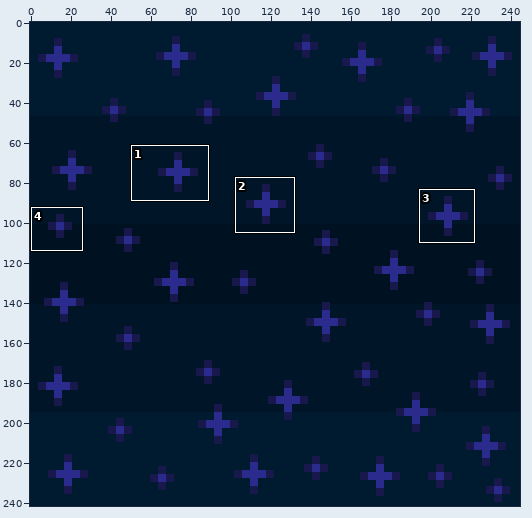
Two versions of one pixel-art file, images/site/website-backgroundoverlay.aseprite. The first picture is a wide view before the edit; the outline marks the close-up.
Close-up. Before:
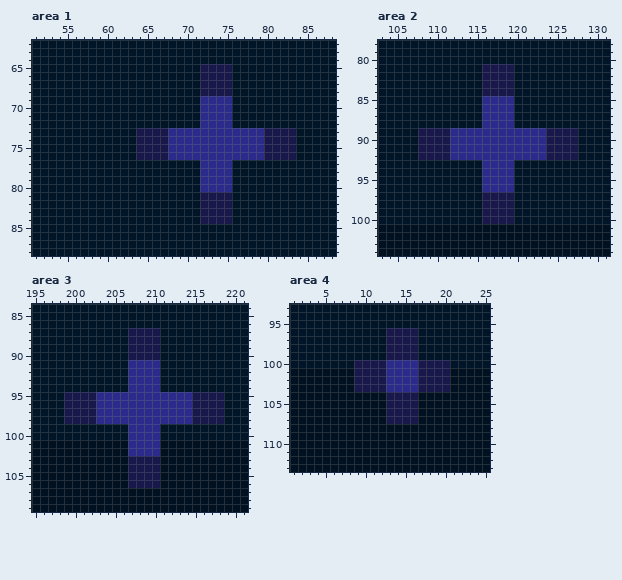
245x242 pixels, 1 frame. Colours within 5 levels of each other are drawn and written as one. Shown: area 1: x 51..88, y 62..88; area 2: x 103..131, y 78..104; area 3: x 195..221, y 84..109; area 4: x 1..25, y 93..113. The commit also changed other parts of the picture, which this record leaves out.
And afterwards:
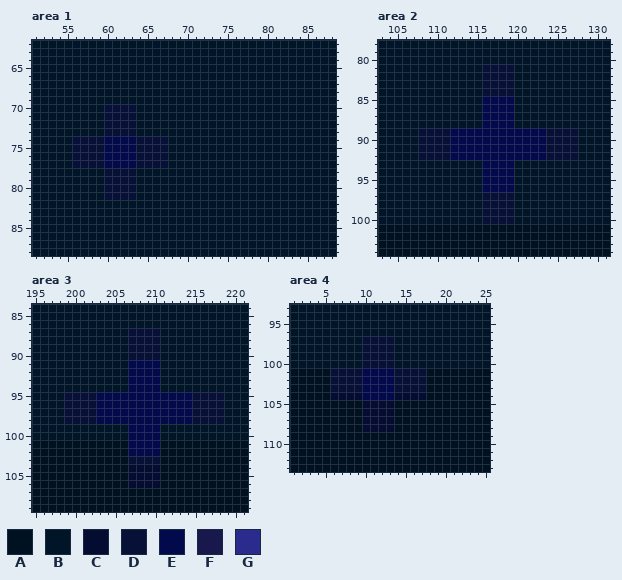
Palette (. is transparent): A #001221  B #001528  C #050c32  D #071138  E #030a4b  F #18184d  G #2b2b8d
Diff:
layer "Layer 6" opacity 100% -> 59%
layer "Layer 6" blend normal -> colour
Area 1:
The author changed colour F to colour B in rows 65 to 68 at x 72 to 75; in row 73 at x 64 to 67 and 80 to 83; in rows 74 to 76 at x 80 to 83; in rows 81 to 84 at x 72 to 75.
The author changed colour G to colour B in rows 69 to 72 at x 72 to 75; in rows 73 to 76 at x 68 to 79; in rows 77 to 80 at x 72 to 75.
The author changed colour B to colour D in rows 70 to 73 at x 60 to 63; in rows 74 to 76 at x 56 to 59; in row 77 at x 56 to 59 and 64 to 67; in rows 78 to 81 at x 60 to 63.
The author changed colour F to colour D in rows 74 to 76 at x 64 to 67.
The author changed colour B to colour E in rows 74 to 77 at x 60 to 63.
Area 2:
The author changed colour F to colour D in rows 81 to 84 at x 116 to 119; in rows 89 to 92 at x 108 to 111 and 124 to 127; in rows 97 to 100 at x 116 to 119.
The author changed colour G to colour E in rows 85 to 88 at x 116 to 119; in rows 89 to 92 at x 112 to 123; in rows 93 to 96 at x 116 to 119.
Area 3:
The author changed colour F to colour C in rows 104 to 106 at x 207 to 210.
The author changed colour F to colour D in rows 87 to 90 at x 207 to 210; in rows 95 to 98 at x 199 to 202 and 215 to 218; in row 103 at x 207 to 210.
The author changed colour G to colour E in rows 91 to 94 at x 207 to 210; in rows 95 to 98 at x 203 to 214; in rows 99 to 102 at x 207 to 210.
Area 4:
The author changed colour F to colour A in rows 101 to 103 at x 18 to 20; in rows 105 to 107 at x 14 to 16.
The author changed colour F to colour B in row 96 at x 13 to 16; in rows 97 to 99 at x 14 to 16; in row 100 at x 9 and 17 to 20.
The author changed colour G to colour B in row 100 at x 14 to 16.
The author changed colour A to colour C in row 104 at x 6 to 9 and 17; in rows 105 to 107 at x 10 to 12; in row 108 at x 10 to 13.
The author changed colour F to colour C in row 104 at x 14 to 16; in rows 105 to 107 at x 13.
The author changed colour A to colour D in rows 101 to 103 at x 6 to 8.
The author changed colour B to colour D in rows 97 to 99 at x 10 to 12.
The author changed colour F to colour D in rows 97 to 99 at x 13; in row 100 at x 10 to 12; in rows 101 to 103 at x 9 and 17.
The author changed colour G to colour D in row 100 at x 13; in rows 101 to 103 at x 14 to 16.
The author changed colour A to colour E in row 104 at x 10 to 12.
The author changed colour F to colour E in rows 101 to 103 at x 10 to 12; in row 104 at x 13.
The author changed colour G to colour E in rows 101 to 103 at x 13.
Where, in picture pixels (left, top, right, bottom), the same in both close-ups:
changed: (72, 64, 296, 224)
changed: (418, 64, 578, 224)
changed: (64, 328, 224, 488)
changed: (330, 328, 450, 432)
